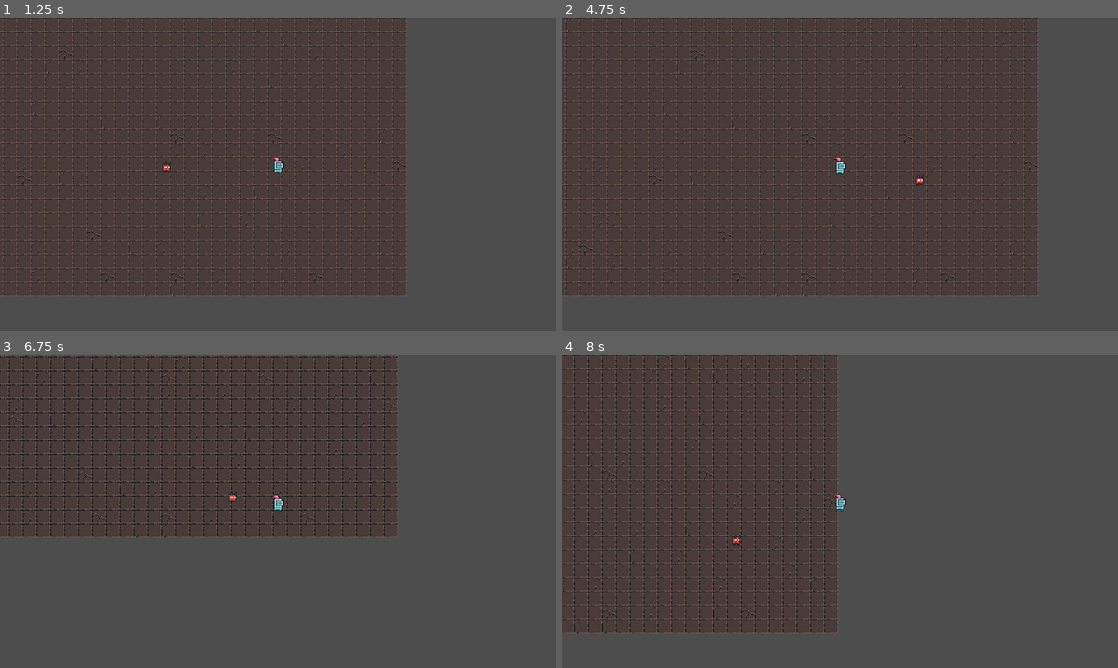
Above: before the commit, frames 1-4 (two rows, left to right).
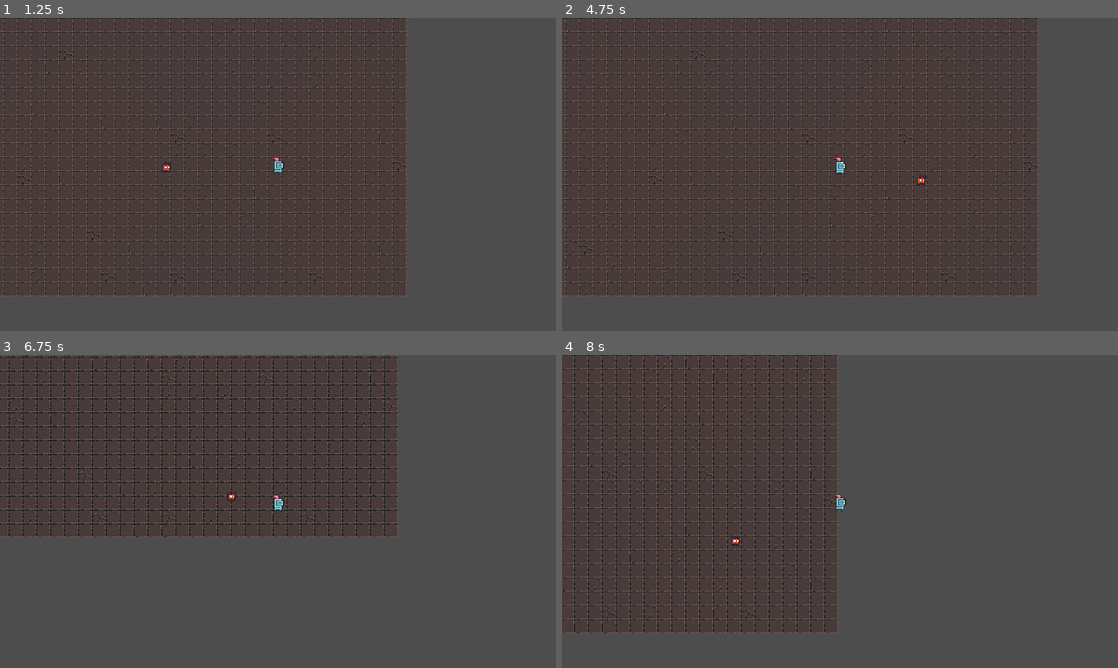
Above: after the commit, the same moments.

Repository: pilarsen97/godot-topdown
Game: Godot game, scene res://src/levels/world/world.tscn
Same seed, same stepped clock (60 frames per second), same inputs: the game is played once before the commit and once after it. Before the commit the project starts from res://src/levels/level_01/level_01.tscn.
Inputs:
- Up to frame 1 (1.25 s): tap Enter at 0.5 s; hold D (move_right) from 0.53 s (still down)
- Up to frame 2 (4.75 s): release D (move_right) at 1.28 s; hold S (move_down) 1.28-2.03 s; hold D (move_right) 2.03-2.78 s; hold W (move_up) 2.78-3.53 s; hold A (move_left) from 3.53 s (still down)
- Up to frame 3 (6.75 s): release A (move_left) at 5.03 s; hold S (move_down) 5.03-5.78 s; hold D (move_right) 5.78-6.53 s; hold W (move_up) from 6.53 s (still down)
- Up to frame 4 (8 s): release W (move_up) at 7.28 s; hold D (move_right) from 7.28 s (still down)

Frame 1 is identical in both runs. In frame 2, less than 0.1% of the frame differs, in the area x 63-66%, y 50-54%; in frame 3, less than 0.1%; in frame 4, less than 0.1%.

Commit message:
refactor/lesson-6: World как точка входа, Spawned в Level, EventBus роутинг

Diff:
--- a/project.godot
+++ b/project.godot
@@ -4,9 +4,13 @@
 [application]
 
 config/name="Arsen 2D TopDown SunMax"
-run/main_scene="uid://d37vd2ud41eym"
+run/main_scene="uid://067nxrap8et"
 config/features=PackedStringArray("4.6", "Forward Plus")
 config/icon="res://icon.svg"
+
+[autoload]
+
+EventBus="*res://src/autoload/event_bus.gd"
 
 [display]
 
--- /dev/null
+++ b/src/autoload/event_bus.gd
@@ -0,0 +1,4 @@
+extends Node
+## Глобальная "доска объявлений".
+
+signal spawn_in_level_requested(scene: PackedScene, position: Vector2)
--- a/src/entities/imp/imp.gd
+++ b/src/entities/imp/imp.gd
@@ -1,18 +1,20 @@
 extends CharacterBody2D
 
-var max_speed = 80
+@export var max_speed: float = 80.0
+
+var _player: Node2D = null
+
 
 func _ready() -> void:
-	pass
+	_player = get_tree().get_first_node_in_group("player") as Node2D
 
-func _process(delta: float) -> void:
-	var direction = get_direction_to_player()
-	velocity = max_speed * direction
+
+func _physics_process(_delta: float) -> void:
+	velocity = max_speed * _direction_to_player()
 	move_and_slide()
 
-func get_direction_to_player():
-	var player = get_tree().get_first_node_in_group("player") as Node2D
-	if player != null:
-		# Схема с началом вектора и концом
-		return (player.global_position - global_position).normalized()
-	return Vector2.ZERO
+
+func _direction_to_player() -> Vector2:
+	if _player == null:
+		return Vector2.ZERO
+	return (_player.global_position - global_position).normalized()
--- a/src/entities/player/abilities/attack/attack_controller.gd
+++ b/src/entities/player/abilities/attack/attack_controller.gd
@@ -1,23 +1,12 @@
 extends Node
 
-#var attack_ability: PackedScene = preload("res://src/entities/player/abilities/attack/attack_ability.tscn")
 @export var attack_ability: PackedScene
-
-# Called when the node enters the scene tree for the first time.
-func _ready() -> void:
-	pass # Replace with function body.
-
-
-# Called every frame. 'delta' is the elapsed time since the previous frame.
-func _process(delta: float) -> void:
-	pass
 
 
 func _on_timer_timeout() -> void:
-	var player = get_tree().get_first_node_in_group("player") as Node2D
+	if attack_ability == null:
+		return
+	var player := get_tree().get_first_node_in_group("player") as Node2D
 	if player == null:
 		return
-
-	var attack_instance = attack_ability.instantiate() as Node2D
-	player.get_parent().add_child(attack_instance)
-	attack_instance.global_position = player.global_position
+	EventBus.spawn_in_level_requested.emit(attack_ability, player.global_position)
--- a/src/entities/player/player.gd
+++ b/src/entities/player/player.gd
@@ -1,19 +1,15 @@
 extends CharacterBody2D
 
-var max_speed = 200
+@export var max_speed: float = 200.0
 
 
-func _ready() -> void:
-	pass
-
-
-func _process(delta: float) -> void:
-	var direction = movement_vector().normalized()
+func _physics_process(_delta: float) -> void:
+	var direction := _movement_vector().normalized()
 	velocity = max_speed * direction
 	move_and_slide()
 
 
-func movement_vector():
-	var movement_x = Input.get_action_strength("move_right") - Input.get_action_strength("move_left")
-	var movement_y = Input.get_action_strength("move_down") - Input.get_action_strength("move_up")
-	return Vector2(movement_x, movement_y)
+func _movement_vector() -> Vector2:
+	var x := Input.get_action_strength("move_right") - Input.get_action_strength("move_left")
+	var y := Input.get_action_strength("move_down") - Input.get_action_strength("move_up")
+	return Vector2(x, y)
--- a/src/levels/level_01/level_01.tscn
+++ b/src/levels/level_01/level_01.tscn
@@ -1,7 +1,6 @@
 [gd_scene format=4 uid="uid://d37vd2ud41eym"]
 
 [ext_resource type="Texture2D" uid="uid://cg6m33hjtq4qh" path="res://assets/packs/0x72_DungeonTilesetII_v1.7/atlas_floor-16x16.png" id="1_f0pmd"]
-[ext_resource type="PackedScene" uid="uid://cctuddexahcs4" path="res://src/entities/player/player.tscn" id="2_player"]
 [ext_resource type="PackedScene" uid="uid://nixq5b6lm7tx" path="res://src/entities/imp/imp.tscn" id="3_imp"]
 
 [sub_resource type="TileSetAtlasSource" id="TileSetAtlasSource_dmra6"]
@@ -108,8 +107,7 @@
 tile_map_data = PackedByteArray("AAAlABMAAAAAAAAAAAAlABIAAAAAAAAAAAAlABEAAAAAAAAAAAAlABAAAAAAAAAAAAAlAA8AAAAAAAAAAAAlAA …(12080 unchanged characters)…
 tile_set = SubResource("TileSet_51g85")
 
-[node name="Player" parent="." instance=ExtResource("2_player")]
-position = Vector2(320, 180)
+[node name="Spawned" type="Node" parent="."]
 
 [node name="Imp" parent="." instance=ExtResource("3_imp")]
 position = Vector2(231, 172)
--- /dev/null
+++ b/src/levels/world/world.gd
@@ -0,0 +1,17 @@
+extends Node
+## Точка входа. Player живёт здесь и переживает смену уровней.
+## Слушает EventBus и кладёт спавны в Level/Spawned.
+
+@onready var _spawn_container: Node = $Level_01/Spawned
+
+
+func _ready() -> void:
+	EventBus.spawn_in_level_requested.connect(_on_spawn_requested)
+
+
+func _on_spawn_requested(scene: PackedScene, world_position: Vector2) -> void:
+	if _spawn_container == null or scene == null:
+		return
+	var instance := scene.instantiate() as Node2D
+	_spawn_container.add_child(instance)
+	instance.global_position = world_position
--- /dev/null
+++ b/src/levels/world/world.tscn
@@ -0,0 +1,13 @@
+[gd_scene load_steps=4 format=3 uid="uid://067nxrap8et"]
+
+[ext_resource type="Script" path="res://src/levels/world/world.gd" id="0_world"]
+[ext_resource type="PackedScene" uid="uid://d37vd2ud41eym" path="res://src/levels/level_01/level_01.tscn" id="1_lvl"]
+[ext_resource type="PackedScene" uid="uid://cctuddexahcs4" path="res://src/entities/player/player.tscn" id="2_player"]
+
+[node name="World" type="Node"]
+script = ExtResource("0_world")
+
+[node name="Level_01" parent="." instance=ExtResource("1_lvl")]
+
+[node name="Player" parent="." instance=ExtResource("2_player")]
+position = Vector2(320, 180)
Not shown, changed: docs/lesson-1.md
Not shown, changed: docs/lesson-2.md
Not shown, changed: docs/lesson-3.md
Not shown, changed: docs/lesson-4.md
Not shown, changed: docs/lesson-5.md
Not shown, changed: docs/lesson-6.md
Not shown, added: docs/refactor.md
